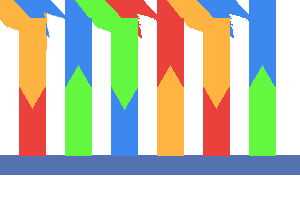
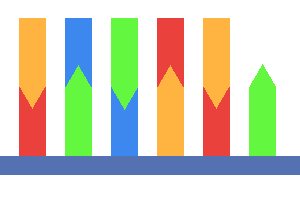
Revision of a layered w=300, h=200 image; what changed, layer by layer:
hid "18 (200ms)" over <box>0,18,300,156</box>
hid "17 (200ms)" over <box>0,0,300,156</box>
hid "16 (200ms)" over <box>0,0,300,156</box>
hid "14 (200ms)" over <box>0,0,300,156</box>
hid "13 (200ms)" over <box>0,0,300,156</box>
hid "12 (200ms)" over <box>0,18,300,156</box>
hid "11 (200ms)" over <box>0,0,300,156</box>
hid "10 (200ms)" over <box>0,0,300,156</box>
hid "09 (200ms)" over <box>0,18,300,156</box>
hid "08 (200ms)" over <box>0,0,300,156</box>
hid "07 (200ms)" over <box>0,0,300,156</box>
hid "06 (200ms)" over <box>0,18,300,156</box>
hid "05 (200ms)" over <box>0,0,300,156</box>
hid "04 (200ms)" over <box>0,0,300,156</box>
hid "03 (200ms)" over <box>0,18,300,156</box>
hid "02 (200ms)" over <box>0,0,300,156</box>
hid "01 (200ms)", painted on it over <box>0,0,300,156</box>
hid "00 (200ms)" over <box>0,64,300,156</box>
